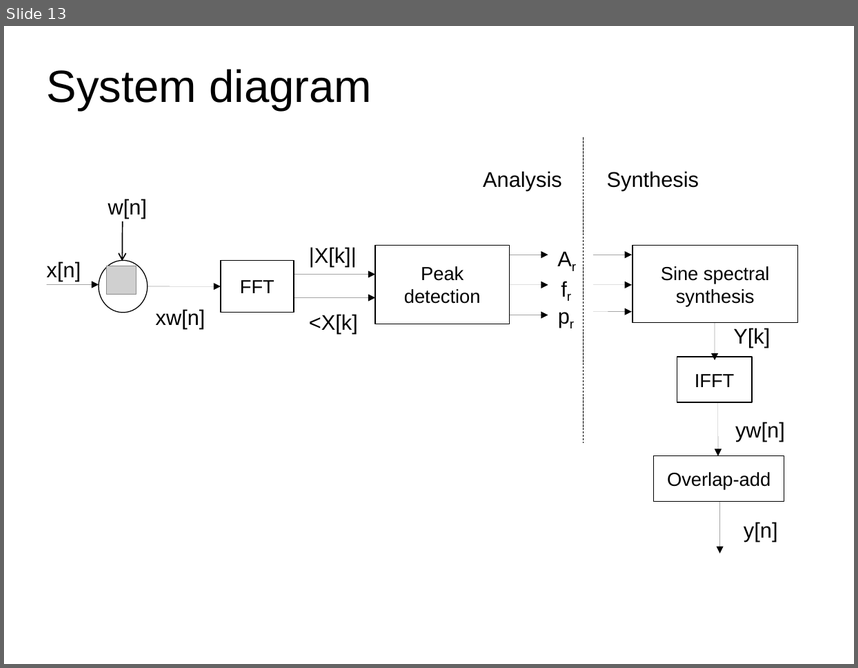
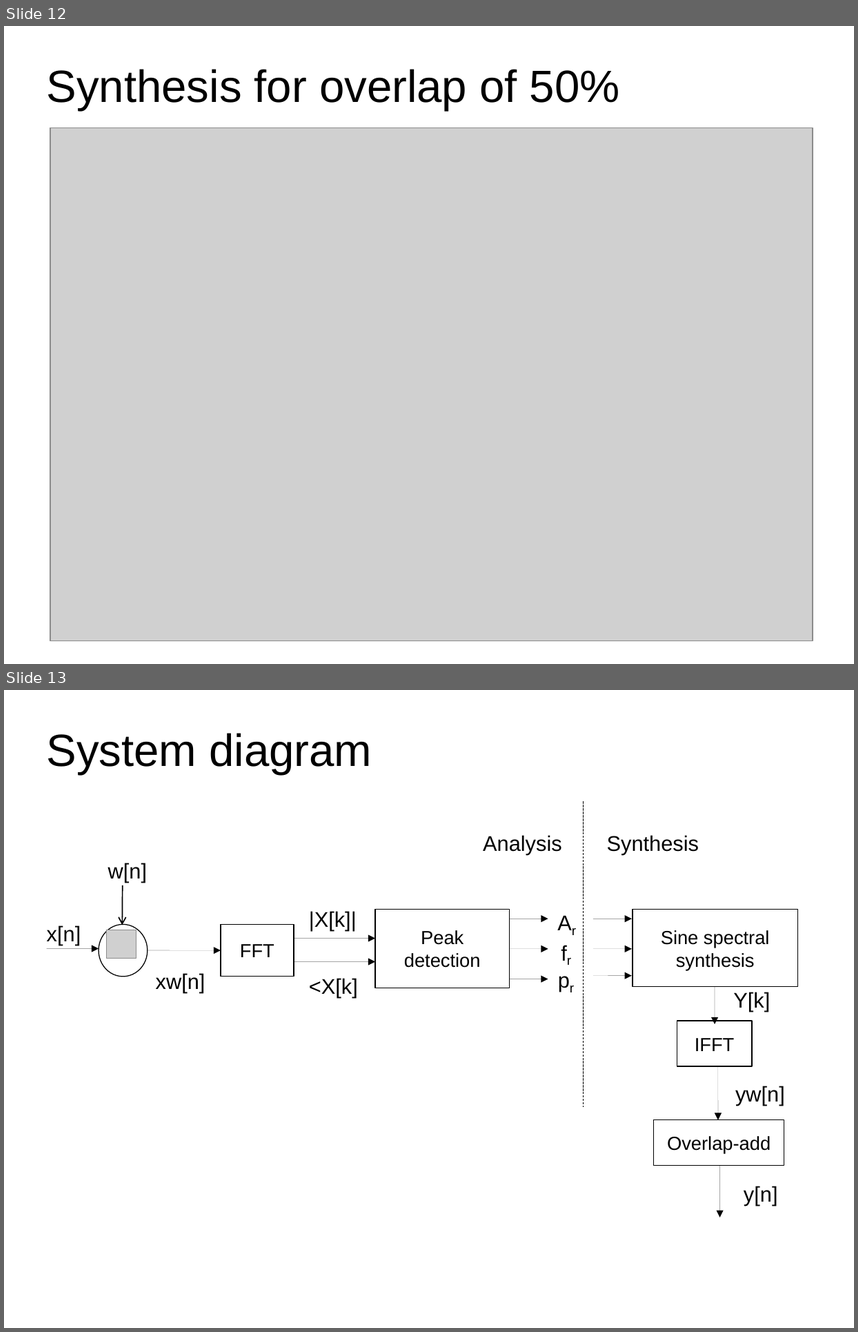
Before and after one commit to MTG/sms-tools, a slide deck: lectures/5-Sinusoidal-model/Sinusoidal-Model-2.odp. Shown one above the other, each under a label of ours: slide 13 before the commit, slides 12 and 13 after it. The pictures are 858x668 and 858x1332 pixels, drawn with LibreOffice and Linux fonts; fonts in the diff are those of the drawing; grey boxes stand for pictures. Boxes give left, top, right and bottom in pixels: in the first picture for what was removed or moved away, otherwise in the second. Text is boxed around its words. In the diff, an @@ line names an element or a change of style, - is before the commit and + after.

```diff
--- a/lectures/5-Sinusoidal-model/Sinusoidal-Model-2.odp
+++ b/lectures/5-Sinusoidal-model/Sinusoidal-Model-2.odp
@@ slide 12 added at [4, 26, 854, 664], background #FFFFFF @@
@@ title added at [47, 69, 620, 111], 38.2 pt, text #000000 @@
+Synthesis for overlap of 50%
@@ picture added at [50, 128, 813, 641] @@
```
Also in this commit, not shown: 2 slides changed, 1 other slide added, 2 slides removed, 28 other files.
